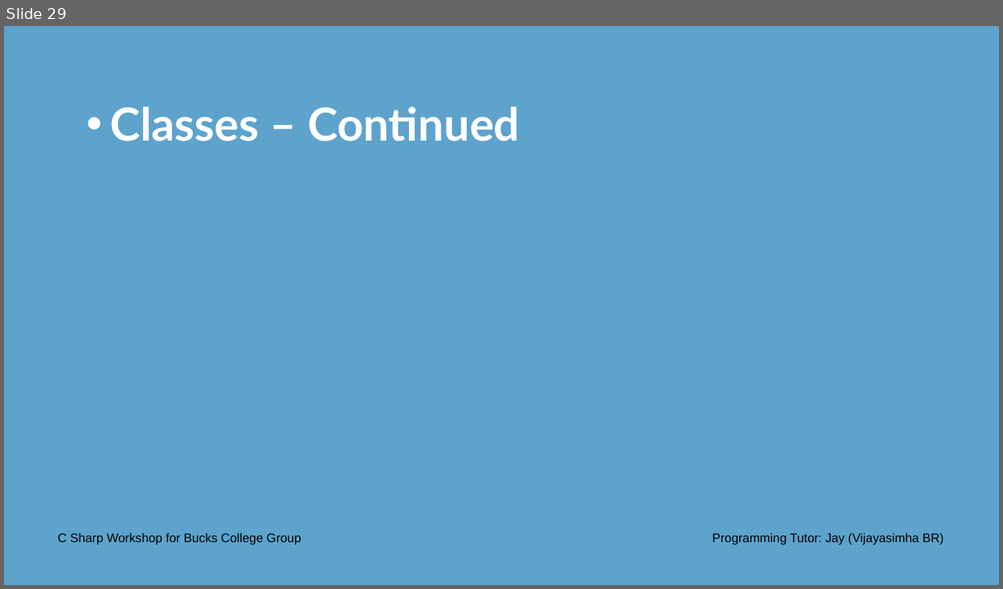
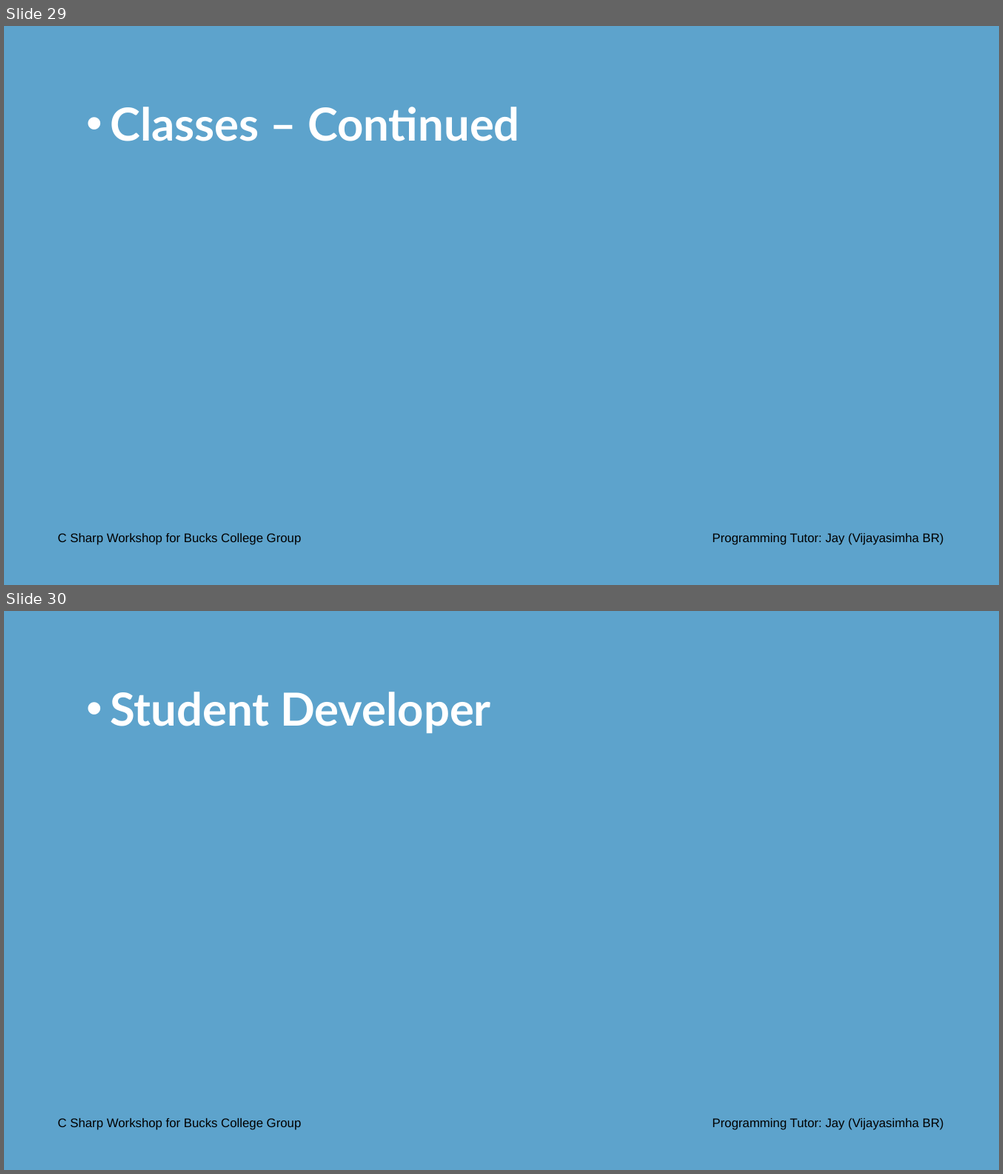
Before and after one commit to Jay-study-nildana/CSharpWorkShopforBucksCollegeGroup, a slide deck: PresentationPPTPDFS/Day 3 Onwards - C Sharp Workshop Bucks College Group.pptx. Shown one above the other, each under a label of ours: slide 29 before the commit, slides 29 and 30 after it. The pictures are 1003x589 and 1003x1174 pixels, drawn with LibreOffice and Linux fonts; fonts in the diff are those of the drawing; background and template pictures are left out. Boxes give left, top, right and bottom in pixels: in the first picture for what was removed or moved away, otherwise in the second. Text is boxed around its words. In the diff, an @@ line names an element or a change of style, - is before the commit and + after.

```diff
--- a/PresentationPPTPDFS/Day 3 Onwards - C Sharp Workshop Bucks College Group.pptx
+++ b/PresentationPPTPDFS/Day 3 Onwards - C Sharp Workshop Bucks College Group.pptx
@@ slide 30 added at [4, 611, 999, 1170], background #5DA3CC @@
@@ text added at [110, 692, 490, 734], 44 pt, text #FFFFFF, bold @@
+• Student Developer
@@ text added at [58, 1119, 301, 1130], 12 pt, text #000000 @@
+C Sharp Workshop for Bucks College Group
@@ text added at [712, 1119, 944, 1130], 12 pt, text #000000 @@
+Programming Tutor: Jay (Vijayasimha BR)
```
Also in this commit, not shown: 1 other slide added, 2 other files.
